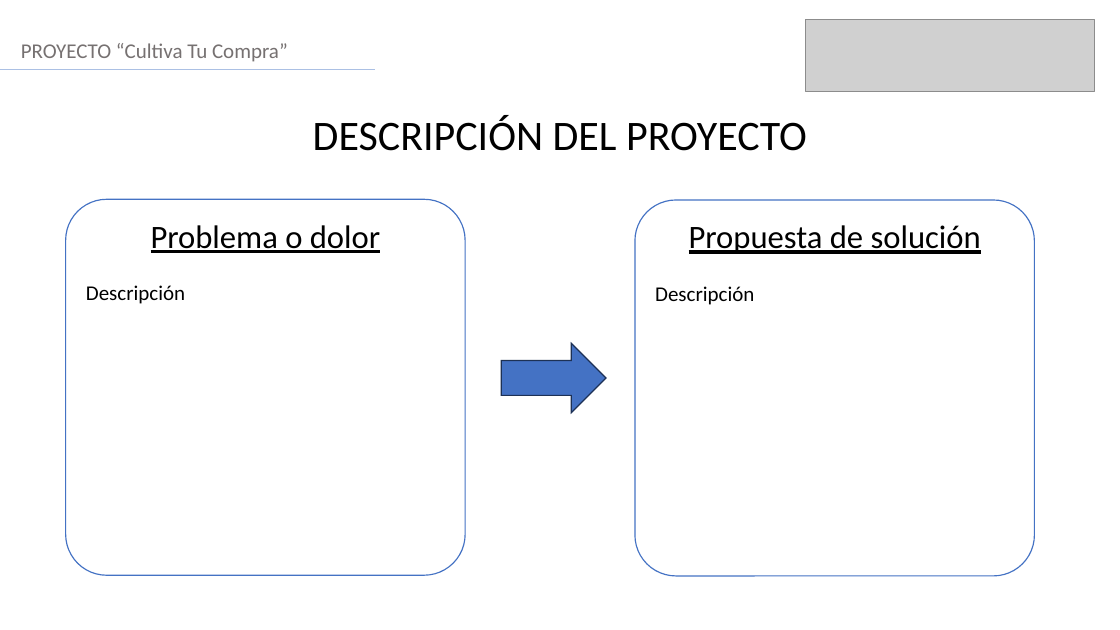
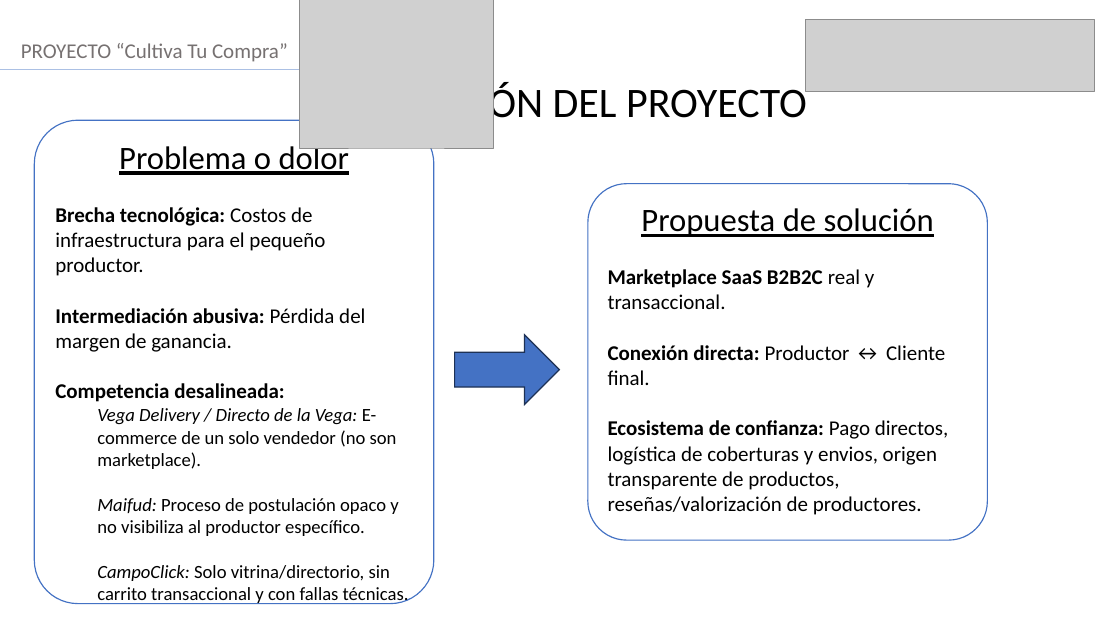
Before and after one commit to VichRo2005/cultiva_tu_compra, a slide deck: slide 3 of Fase 3/Evidencias Grupales/Formato Presentación final.pptx. Drawn at 1120x630 pixels with LibreOffice and Linux fonts; fonts in the diff are those of the drawing; grey boxes stand for pictures. Boxes give left, top, right and bottom in pixels: in the first picture for what was removed or moved away, otherwise in the second. Text is boxed around its words. In the diff, an @@ line names an element or a change of style, - is before the commit and + after.

```diff
--- a/Fase 3/Evidencias Grupales/Formato Presentación final.pptx
+++ b/Fase 3/Evidencias Grupales/Formato Presentación final.pptx
@@ picture added at box(299, 0, 493, 148) @@
@@ text "DESCRIPCIÓN DEL PROYECTO" rewrapped from box(313, 115, 807, 151) to box(313, 82, 807, 127) @@
@@ rounded rectangle "Problema o dolor": place and size @@
-rounded rectangle "Problema o dolor" at box(66, 199, 465, 576)
+rounded rectangle "Problema o dolor" at box(34, 120, 434, 603)
@@ text in rounded rectangle at box(55, 207, 409, 604): text changed; size 18 to 16 pt @@
-Descripción
+Brecha tecnológica: Costos de infraestructura para el pequeño productor.
+Intermediación abusiva: Pérdida del margen de ganancia.
+Competencia desalineada:
+  Vega Delivery / Directo de la Vega: E-commerce de un solo vendedor (no son marketplace).
+  Maifud: Proceso de postulación opaco y no visibiliza al productor específico.
+  CampoClick: Solo vitrina/directorio, sin carrito transaccional y con fallas técnicas.
@@ rounded rectangle "Propuesta de solución": place and size @@
-rounded rectangle "Propuesta de solución" at box(635, 200, 1035, 576)
+rounded rectangle "Propuesta de solución" at box(588, 184, 988, 540)
@@ text in rounded rectangle at box(608, 269, 948, 515): text changed @@
-Descripción
+Marketplace SaaS B2B2C real y transaccional.
+Conexión directa: Productor ↔ Cliente final.
+Ecosistema de confianza: Pago directos, logística de coberturas y envios, origen transparente de productos, reseñas/valorización de productores.
@@ right arrow: place and size @@
-right arrow at box(502, 344, 607, 413)
+right arrow at box(455, 335, 560, 405)
```
Also in this commit, not shown: 9 other slides changed, 1 slide added.
